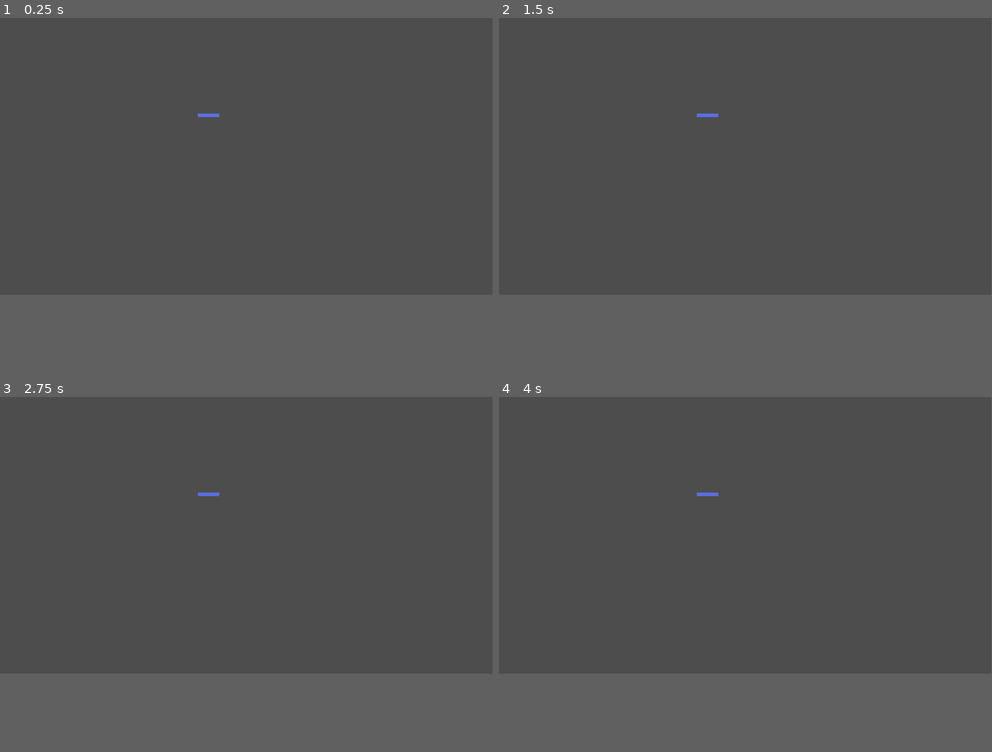
Above: before the commit, frames 1-4 (two rows, left to right).
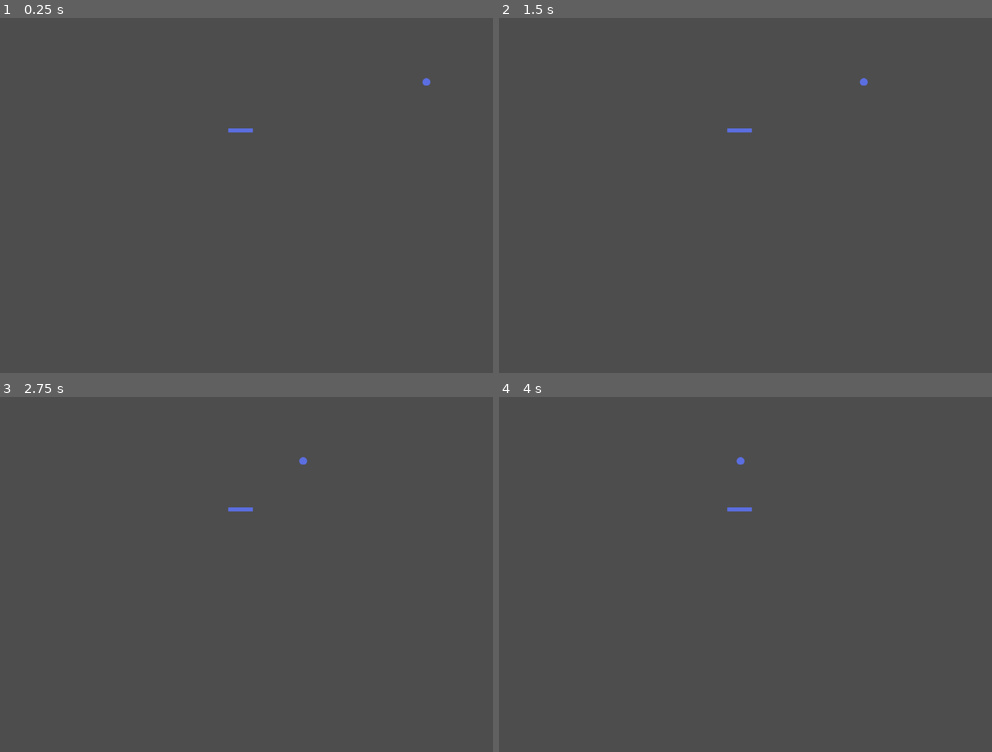
Above: after the commit, the same moments.

Repository: Dripcoding/godot-breakout2d
Game: Godot game, scene res://main.tscn
Two runs of this game, one before a commit and one after it. Both use one fixed random seed, a clock stepped at 60 frames per second and the inputs below.
Inputs:
- Up to frame 1 (0.25 s): no input
- Up to frame 2 (1.5 s): tap Enter at 0.5 s; tap Space at 1.25 s
- Up to frame 3 (2.75 s): tap Enter at 2 s
- Up to frame 4 (4 s): tap Space at 2.75 s; tap Enter at 3.5 s
In our replay, the window is 799x449 before the commit and 800x576 after it. These sizes can differ from the game's own. Grey fills any space a smaller window leaves; there, only what the larger window draws over its background counts as a difference.

The runs differ from the first frame. In frame 1, 0.1% of the frame differs, in the area x 40-88%, y 16-33%; in frame 2, 0.1%; in frame 3, 0.1%; in frame 4, 0.1%.

Commit message:
set up ball scene

Diff:
--- /dev/null
+++ b/ball.gd
@@ -0,0 +1,15 @@
+extends Sprite2D
+
+@export var speed = 400
+
+func _ready():
+	print('ball ready')
+
+func _process(delta):
+	print('ball delta')
+
+	var velocity = Vector2.ZERO
+
+	velocity.x -= 100
+
+	position += velocity * delta
--- /dev/null
+++ b/ball.tscn
@@ -0,0 +1,16 @@
+[gd_scene load_steps=4 format=3 uid="uid://bm7sesqo7tbli"]
+
+[ext_resource type="Texture2D" uid="uid://br18y6qvt2ybx" path="res://ball.png" id="1_pmm1p"]
+[ext_resource type="Script" path="res://ball.gd" id="2_af1vc"]
+
+[sub_resource type="CircleShape2D" id="CircleShape2D_oema0"]
+radius = 8.06226
+
+[node name="Ball" type="Sprite2D"]
+texture = ExtResource("1_pmm1p")
+script = ExtResource("2_af1vc")
+
+[node name="CharacterBody2D" type="CharacterBody2D" parent="."]
+
+[node name="CollisionShape2D" type="CollisionShape2D" parent="CharacterBody2D"]
+shape = SubResource("CircleShape2D_oema0")
--- a/main.tscn
+++ b/main.tscn
@@ -1,10 +1,15 @@
-[gd_scene load_steps=3 format=3 uid="uid://dbi1h4bkp4ask"]
+[gd_scene load_steps=4 format=3 uid="uid://dbi1h4bkp4ask"]
 
 [ext_resource type="Script" path="res://main.gd" id="1_i8u1w"]
 [ext_resource type="PackedScene" uid="uid://qn1bm7tqvr6p" path="res://player.tscn" id="2_utlau"]
+[ext_resource type="PackedScene" uid="uid://bm7sesqo7tbli" path="res://ball.tscn" id="3_34e30"]
 
 [node name="main" type="Node"]
 script = ExtResource("1_i8u1w")
 
 [node name="Player" parent="." instance=ExtResource("2_utlau")]
 position = Vector2(488, 228)
+scale = Vector2(2.778, 2)
+
+[node name="Ball" parent="." instance=ExtResource("3_34e30")]
+position = Vector2(890, 130)
--- a/project.godot
+++ b/project.godot
@@ -15,6 +15,11 @@
 config/features=PackedStringArray("4.1", "GL Compatibility")
 config/icon="res://icon.svg"
 
+[display]
+
+window/size/viewport_width=1000
+window/size/viewport_height=720
+
 [rendering]
 
 renderer/rendering_method="gl_compatibility"
Binary file added: ball.png
Not shown, added: ball.png.import
Not shown: 1 places in player.tscn that only renumber resources
